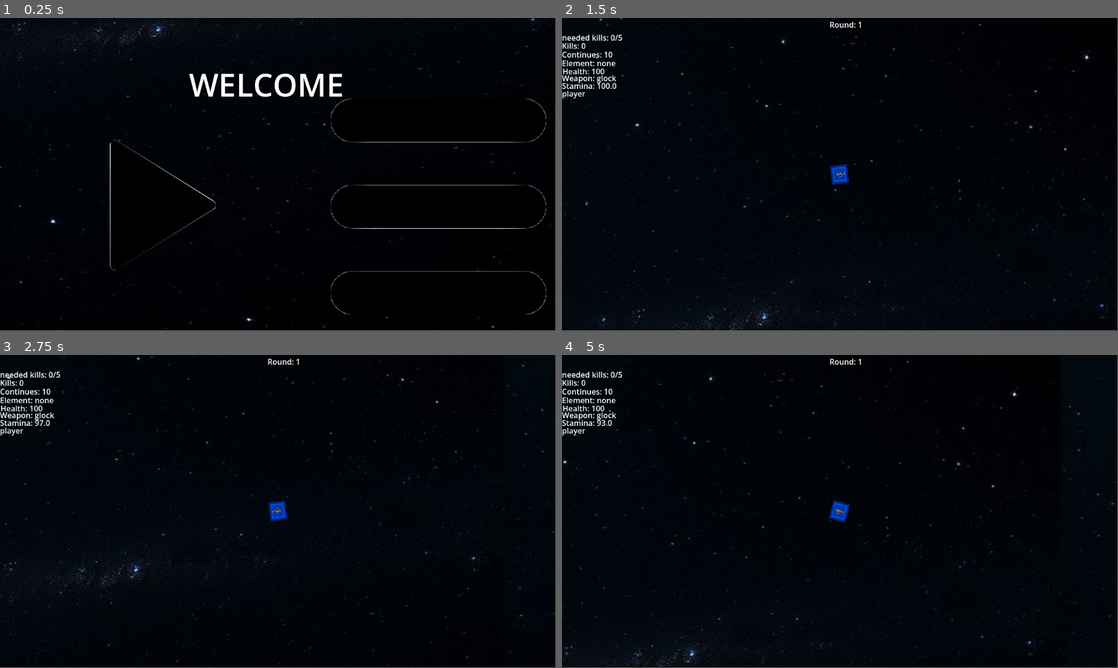
Above: before the commit, frames 1-4 (two rows, left to right).
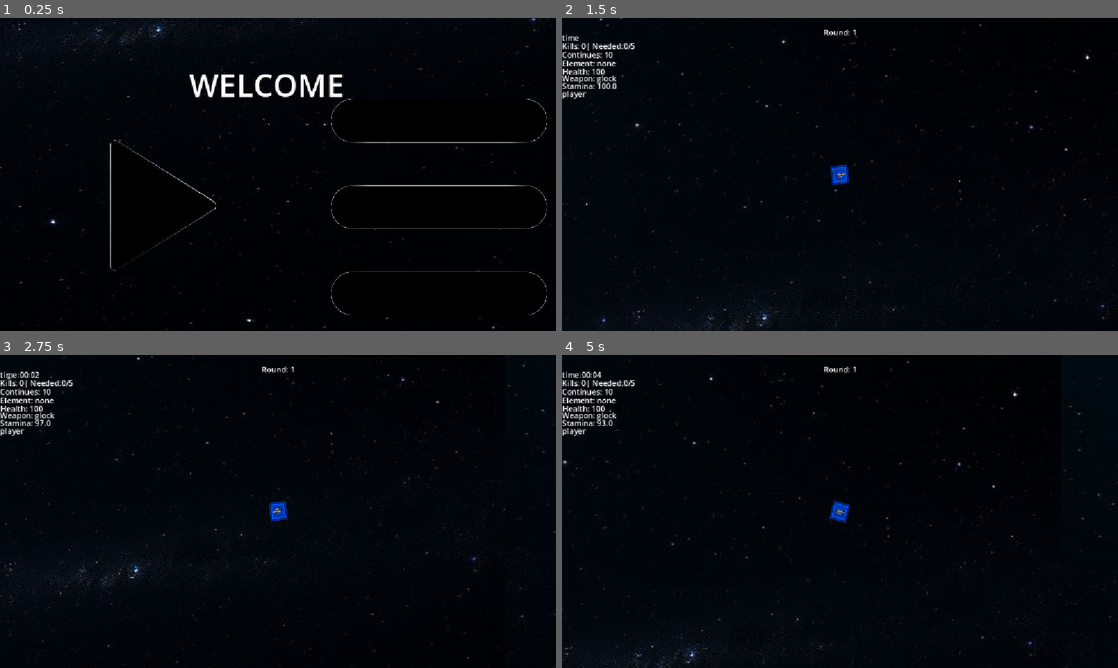
Above: after the commit, the same moments.

Repository: dreaemporer-sketch/menestrate
Game: Godot game, scene res://scenes/starting.tscn
The game is run twice, just before and just after one commit, with the same random seed, the same clock (stepped at 60 frames per second) and the same inputs.
Inputs (mouse positions are in pixels of both pictures, inside the frame that each line leads up to):
- Up to frame 1 (0.25 s): no input
- Up to frame 2 (1.5 s): click (723, 205) at 0.5 s; tap Enter at 1.25 s; move the mouse to (962, 158) at 1.27 s; hold D (move_right) from 1.28 s (still down); tap Z (play) at 1.35 s
- Up to frame 3 (2.75 s): move the mouse to (166, 527) at 2.02 s; release D (move_right) at 2.03 s; hold S (move_down) from 2.03 s (still down); tap Z (play) at 2.1 s
- Up to frame 4 (5 s): move the mouse to (895, 442) at 2.77 s; release S (move_down) at 2.78 s; hold D (move_right) 2.78-3.53 s; tap Shift (shift lock) at 2.85 s; tap Z (play) at 3.05, 3.8, 4.35 s; move the mouse to (812, 574) at 3.52 s; hold W (move_up) 3.53-4.28 s; click (812, 574) at 3.6 s; move the mouse to (1006, 558) at 4.27 s; hold A (move_left) from 4.28 s (still down)
In our replay, the window is 799x449 before the commit and 800x450 after it. These sizes can differ from the game's own. Grey fills any space a smaller window leaves; there, only what the larger window draws over its background counts as a difference.

The runs differ from the first frame. In frame 1, 1.3% of the frame differs, in the area x 0-99%, y 0-100%; in frame 2, 1.3%; in frame 3, 1.2%; in frame 4, 1.3%.

Commit message:
timer
i added this to inform the player that they survived this amount of time

Diff:
--- a/project.godot
+++ b/project.godot
@@ -21,6 +21,10 @@
 Global="*uid://b70i1qi13f3jv"
 restart="*uid://bwoyq46jukh4u"
 Constant="*uid://dkobfuhve4y75"
+
+[display]
+
+window/stretch/mode="canvas_items"
 
 [input]
 
--- a/scenes/hud.tscn
+++ b/scenes/hud.tscn
@@ -35,12 +35,18 @@
 text = "element:"
 
 [node name="round_label" type="Label" parent="." unique_id=1324131143]
-offset_left = 555.0
-offset_top = 2.0
-offset_right = 649.0
-offset_bottom = 51.0
+anchors_preset = 5
+anchor_left = 0.5
+anchor_right = 0.5
+offset_left = -47.0
+offset_top = 18.0
+offset_right = 47.0
+offset_bottom = 67.0
+grow_horizontal = 2
+size_flags_vertical = 0
 text = "round
 "
+horizontal_alignment = 1
 
 [node name="health_label" type="Label" parent="." unique_id=664900302]
 offset_left = 1.0
@@ -87,3 +93,6 @@
 offset_right = 114.0
 offset_bottom = 196.0
 text = "Element timer:"
+
+[node name="survival_timer" type="Timer" parent="." unique_id=491733474]
+autostart = true
--- a/scripts/admin_console.gd
+++ b/scripts/admin_console.gd
@@ -29,7 +29,7 @@
 		"round":
 			if parts.size() >= 2:
 				player.current_round = int(parts[1])
-				player.enemies_to_kill = player.current_round * Constant.ENEMY_PER_ROUNDdd
+				player.enemies_to_kill = player.current_round * Constant.ENEMY_PER_ROUND
 				player.enemies_killed_this_round = 0
 				player.enemies_spawned_this_round = 0
 				player.boss_spawned = false
--- a/scripts/hud.gd
+++ b/scripts/hud.gd
@@ -11,6 +11,7 @@
 @export var stamina_label: Label
 @export var kills_label: Label
 @export var element_timer_label: Label
+var time_survived: int =0
 
 func _process(_delta):
 	if player == null:
@@ -21,17 +22,23 @@
 	else:
 		element_timer_label.visible = false
 
-	time_label.text = "needed kills: " + str(player.enemies_killed_this_round) + "/" + str(player.enemies_to_kill)
+
 	weapon_label.text = "Weapon: " + player.current_weapon
 	element_label.text = "Element: " + player.current_element
 	round_label.text = "Round: " + str(player.current_round)
 	health_label.text = "Health: " + str(player.health)
 	stamina_label.text = "Stamina: " + str(round(player.stamina))
-	kills_label.text = "Kills: " + str(player.kills)
+	kills_label.text = "Kills: " + str(player.kills) + "| Needed:" + str(player.enemies_killed_this_round) + "/" + str(player.enemies_to_kill)
 	continue_label.text = "Continues: " + str(player.continues_left)
 
 func _ready():
 	panel.visible = false
 	player = get_tree().get_first_node_in_group("player")
+	$survival_timer.timeout.connect(_on_survival_timer_timeout)
 func _on_button_pressed():
 	panel.visible = !panel.visible
+func _on_survival_timer_timeout():
+	time_survived +=1
+	var minutes = time_survived/60
+	var seconds = time_survived % 60
+	time_label.text = "time:%02d:%02d" % [minutes,seconds]
--- a/scripts/player.gd
+++ b/scripts/player.gd
@@ -553,7 +553,3 @@
 	if current_weapon != target_weapon:
 		current_weapon = target_weapon
 		update_weapon()
-
-#================
-#TIMER
-#================
